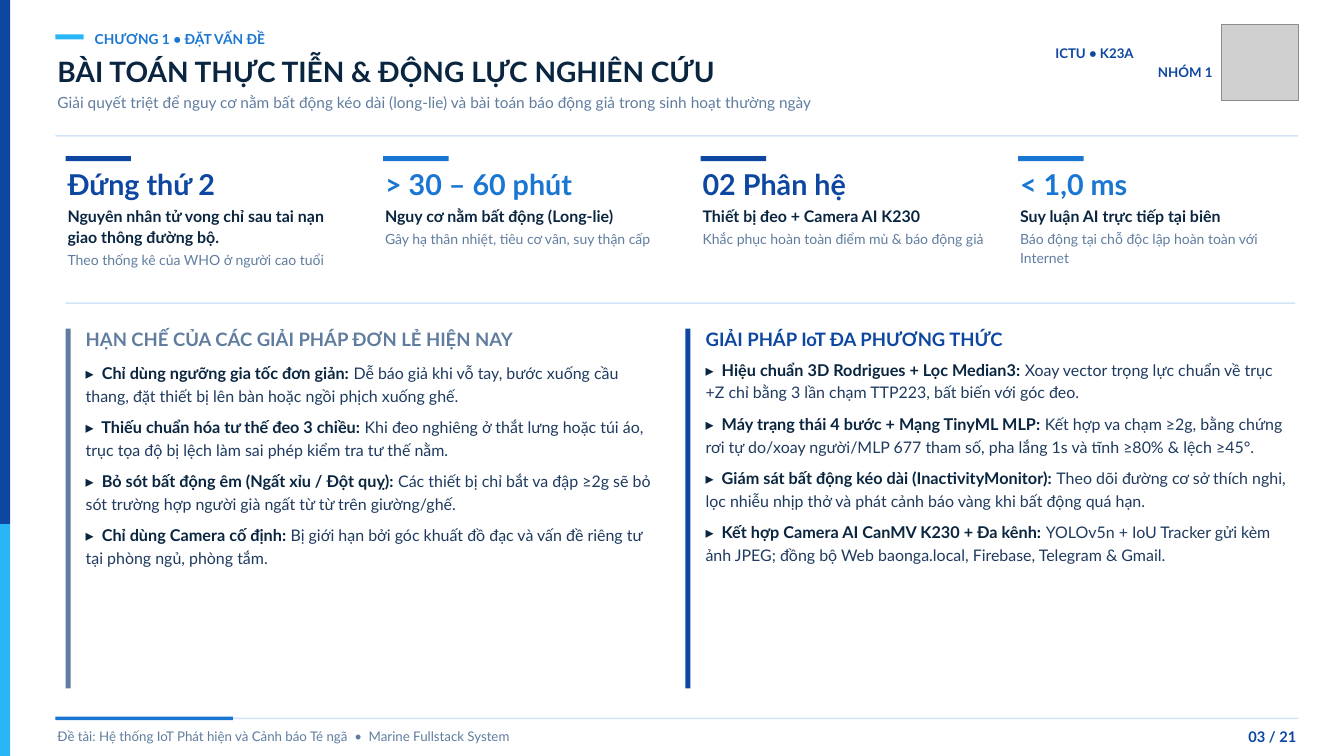
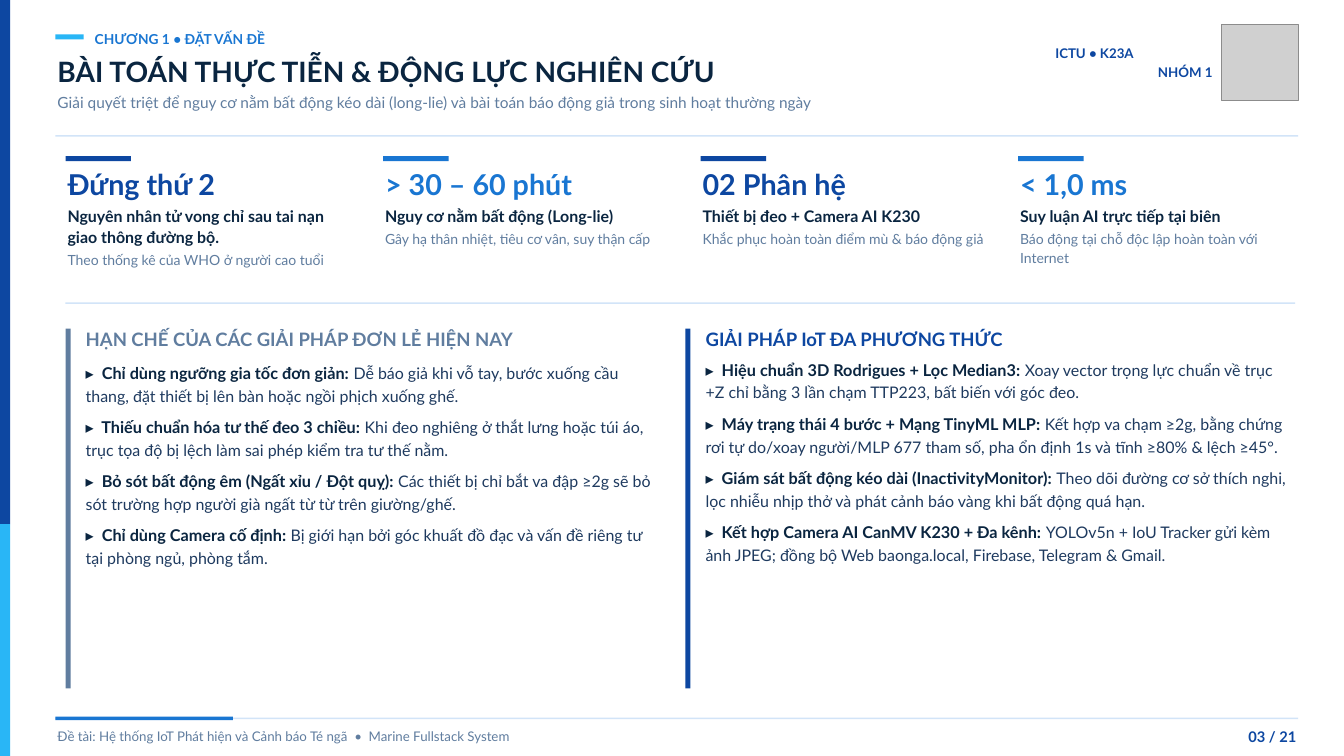
Before and after one commit to twhunq/Fall-Detect, a slide deck: slide 3 of docs/reports/Slide_Thuyet_Trinh_Nhom_1.pptx. Drawn at 1344x756 pixels with LibreOffice and Linux fonts; fonts in the diff are those of the drawing; grey boxes stand for pictures. Boxes give left, top, right and bottom in pixels: in the first picture for what was removed or moved away, otherwise in the second. Text is boxed around its words. In the diff, an @@ line names an element or a change of style, - is before the commit and + after.

```diff
--- a/docs/reports/Slide_Thuyet_Trinh_Nhom_1.pptx
+++ b/docs/reports/Slide_Thuyet_Trinh_Nhom_1.pptx
@@ text at <box>706,416,1283,456</box>: text changed @@
-▸ Máy trạng thái 4 bước + Mạng TinyML MLP: Kết hợp va chạm ≥2g, bằng chứng rơi tự do/xoay người/MLP 677 tham số, pha lắng 1s và tĩnh ≥80% & lệch ≥45°.
+▸ Máy trạng thái 4 bước + Mạng TinyML MLP: Kết hợp va chạm ≥2g, bằng chứng rơi tự do/xoay người/MLP 677 tham số, pha ổn định 1s và tĩnh ≥80% & lệch ≥45°.
```
Also in this commit, not shown: 7 other slides changed, 5 other files.
